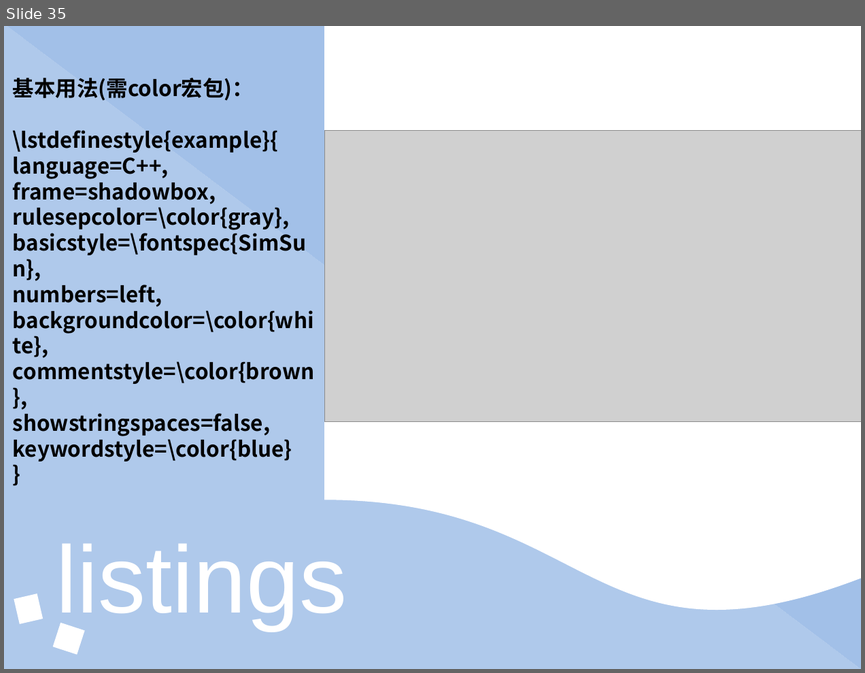
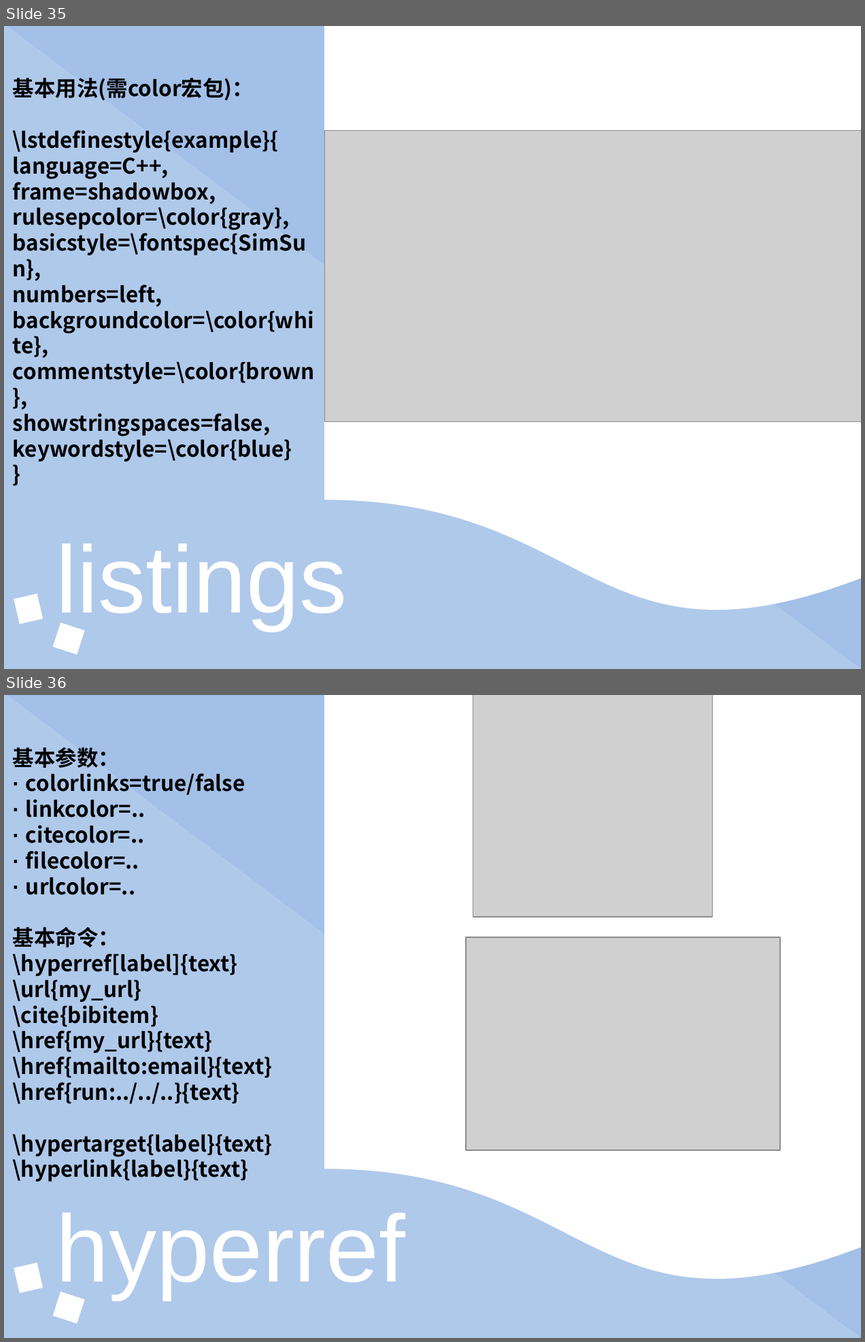
Before and after one commit to eesast/lectures, a slide deck: drafts/latex/常用宏包及其他高阶内容.pptx. Shown one above the other, each under a label of ours: slide 35 before the commit, slides 35 and 36 after it. The pictures are 865x673 and 865x1342 pixels, drawn with LibreOffice and Linux fonts; fonts in the diff are those of the drawing; grey boxes stand for pictures. Boxes give left, top, right and bottom in pixels: in the first picture for what was removed or moved away, otherwise in the second. Text is boxed around its words. In the diff, an @@ line names an element or a change of style, - is before the commit and + after.

```diff
--- a/drafts/latex/常用宏包及其他高阶内容.pptx
+++ b/drafts/latex/常用宏包及其他高阶内容.pptx
@@ slide 36 added at [4,695,861,1338], background #FFFFFF @@
@@ right triangle added at [4,695,861,1338], fill #A2C0E8 at 85% opacity @@
@@ right triangle added at [4,695,861,1338], fill #A2C0E8 @@
@@ flow chart document added at [324,695,861,1286], fill #FFFFFF @@
@@ picture added at [473,695,713,917] @@
@@ text added at [13,747,273,1181], 18 pt, text #000000, bold @@
+基本参数：
+· colorlinks=true/false
+· linkcolor=..
+· citecolor=..
+· filecolor=..
+· urlcolor=..
+基本命令：
+\hyperref[label]{text}
+\url{my_url}
+\cite{bibitem}
+\href{my_url}{text}
+\href{mailto:email}{text}
+\href{run:../../..}{text}
+\hypertarget{label}{text}
+\hyperlink{label}{text}
@@ rectangle added at [756,774,854,834], fill #FFFFFF, outline #FFFFFF 0.75 pt @@
@@ rectangle added at [709,787,749,807], fill #FFFFFF, outline #FFFFFF 0.75 pt @@
@@ picture added at [466,938,781,1151] @@
@@ rectangle added at [756,1045,854,1106], fill #FFFFFF, outline #FFFFFF 0.75 pt @@
@@ text added at [56,1212,405,1298], 80 pt, text #FFFFFF @@
+hyperref
@@ rectangle added at [14,1262,43,1293], fill #FFFFFF @@
@@ rectangle added at [53,1291,86,1324], fill #FFFFFF @@
```
Also in this commit, not shown: 8 slides changed, 2 other slides added, 1 other file.
